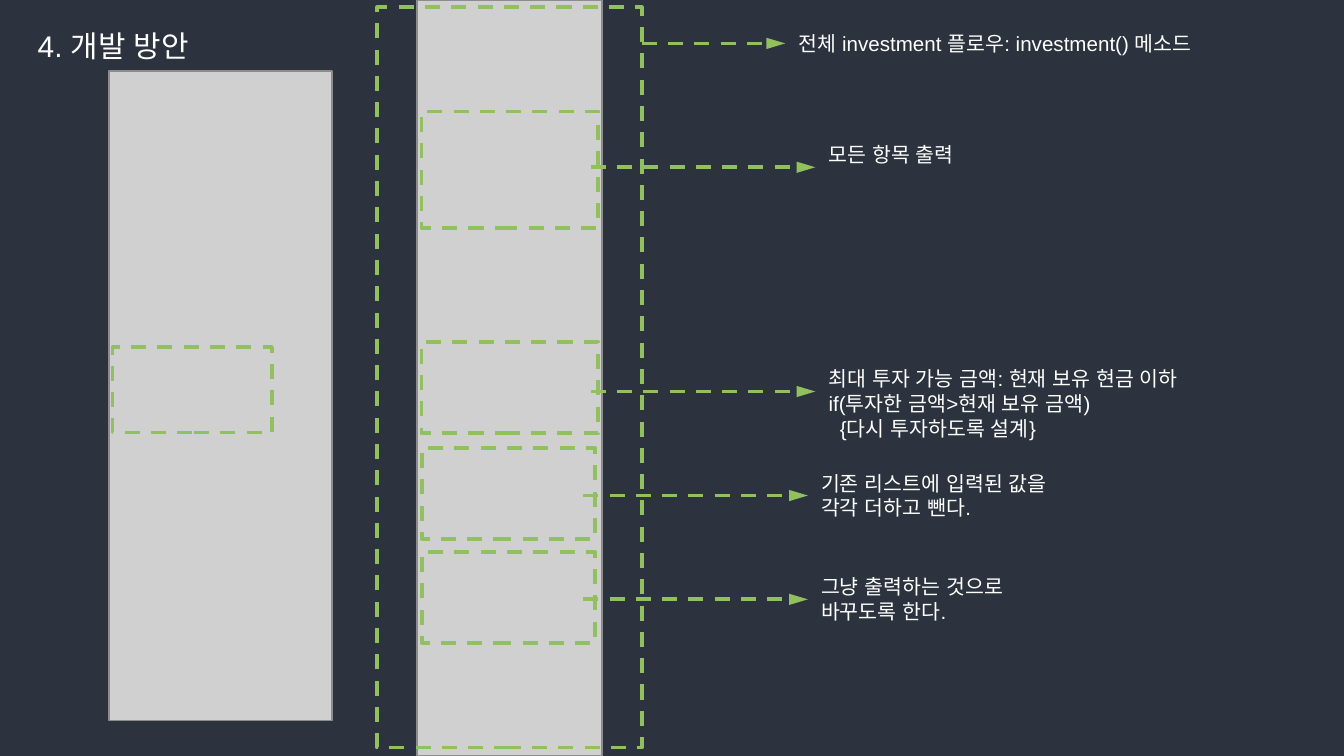
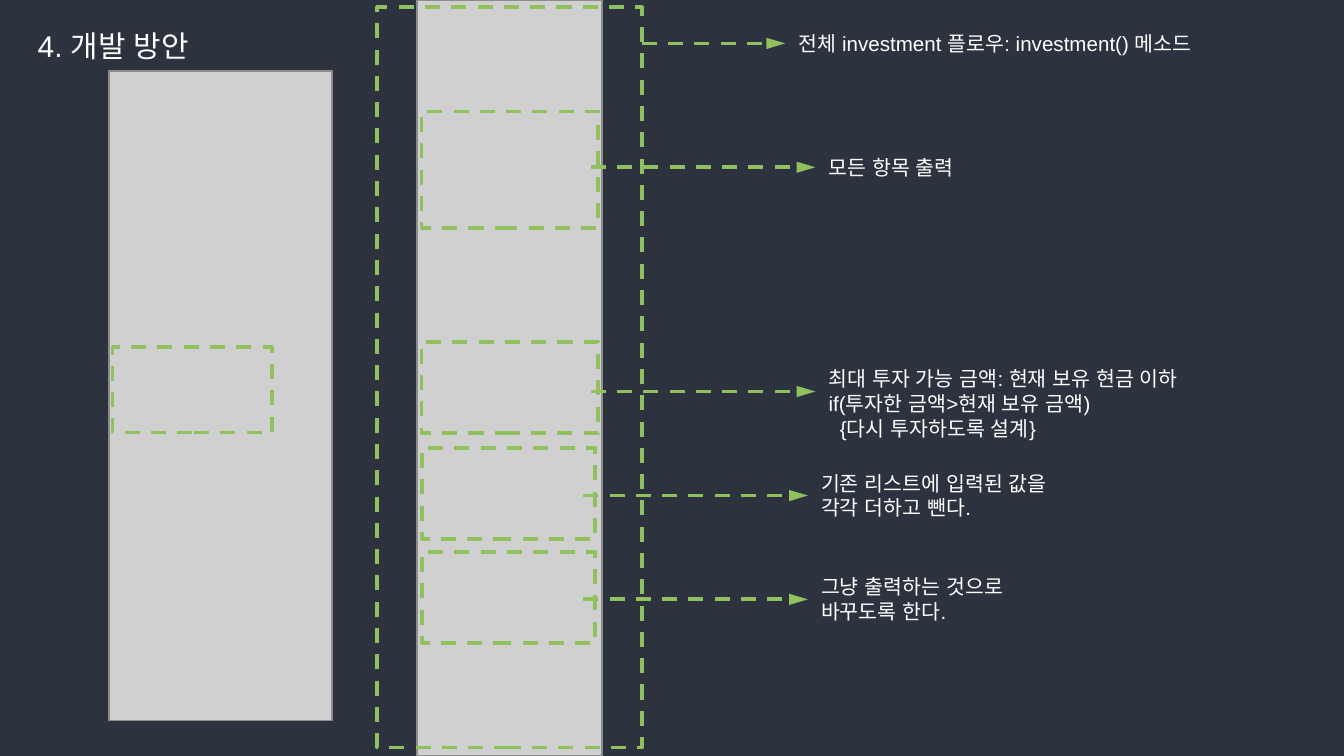
Before and after one commit to sudamilda/Rich_and_Bankrupt_Game_Test.ver, a slide deck: slide 13 of 부자와 파산.pptx. Drawn at 1344x756 pixels with LibreOffice and Linux fonts; fonts in the diff are those of the drawing; grey boxes stand for pictures. Boxes give left, top, right and bottom in pixels: in the first picture for what was removed or moved away, otherwise in the second. Text is boxed around its words. In the diff, an @@ line names an element or a change of style, - is before the commit and + after.

```diff
--- a/부자와 파산.pptx
+++ b/부자와 파산.pptx
@@ text "모든 항목 출력": place and size @@
-text "모든 항목 출력" at [829,145,954,164]
+text "모든 항목 출력" at [829,158,954,177]
```
Also in this commit, not shown: 1 other slide changed, 8 other files.
